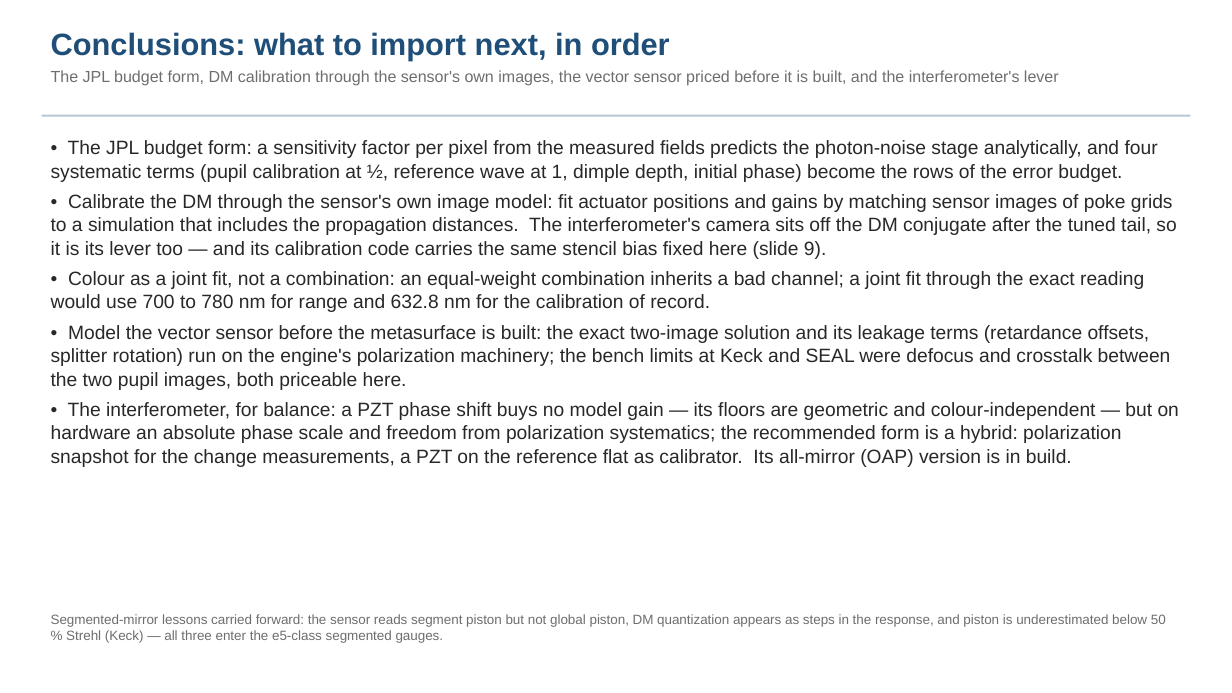
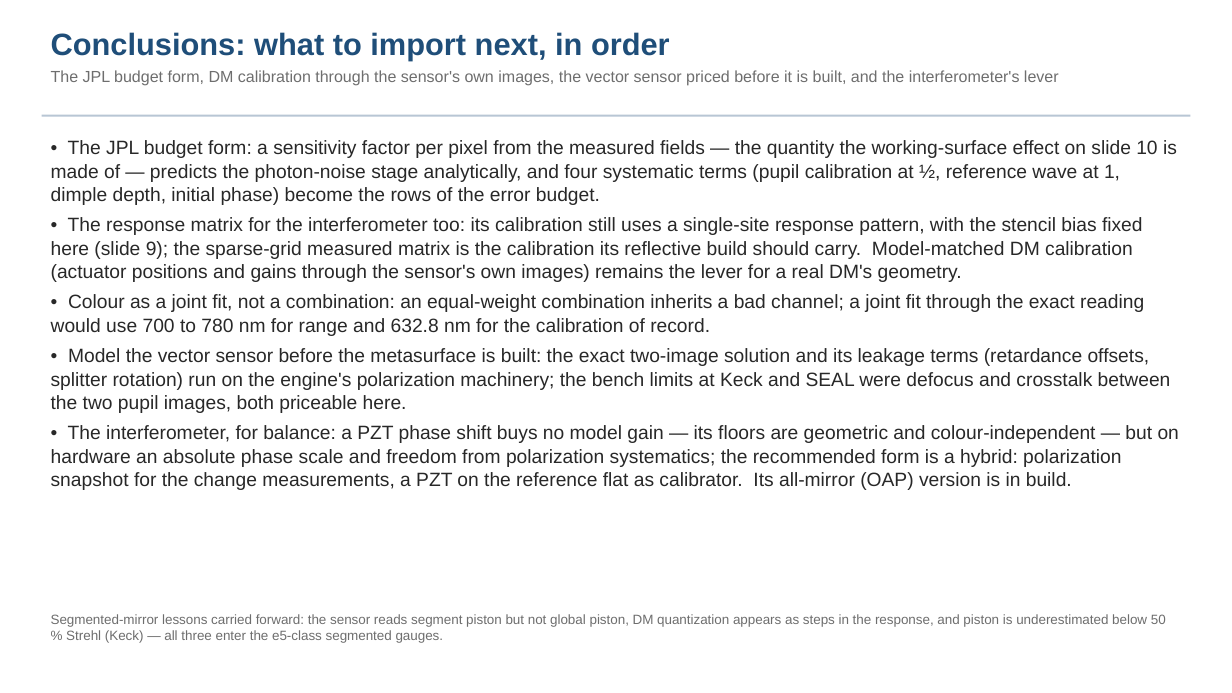
Before and after one commit to nasa-jpl/macos, a slide deck: slide 19 of demo_session/deck_zwfs.pptx (slide 18 before the commit). Drawn at 1232x693 pixels with LibreOffice and Linux fonts; fonts in the diff are those of the drawing. Boxes give left, top, right and bottom in pixels: in the first picture for what was removed or moved away, otherwise in the second. Text is boxed around its words. In the diff, an @@ line names an element or a change of style, - is before the commit and + after.

Commit message:
ZWFS S10 record + deck fold 3d (the measured-response-matrix calibration; matrix on the working surface -> 5 pm); slice (resources 8181893)

```diff
--- a/demo_session/deck_zwfs.pptx
+++ b/demo_session/deck_zwfs.pptx
@@ text at (x1=51, y1=140, x2=1177, y2=282): text changed @@
-• The JPL budget form: a sensitivity factor per pixel from the measured fields predicts the photon-noise stage analytically, and four systematic terms (pupil calibration at ½, reference wave at 1, dimple depth, initial phase) become the rows of the error budget.
-• Calibrate the DM through the sensor's own image model: fit actuator positions and gains by matching sensor images of poke grids to a simulation that includes the propagation distances. The interferometer's camera sits off the DM conjugate after the tuned tail, so it is its lever too — and its calibration code carries the same stencil bias fixed here (slide 9).
+• The JPL budget form: a sensitivity factor per pixel from the measured fields — the quantity the working-surface effect on slide 10 is made of — predicts the photon-noise stage analytically, and four systematic terms (pupil calibration at ½, reference wave at 1, dimple depth, initial phase) become the rows of the error budget.
+• The response matrix for the interferometer too: its calibration still uses a single-site response pattern, with the stencil bias fixed here (slide 9); the sparse-grid measured matrix is the calibration its reflective build should carry. Model-matched DM calibration (actuator positions and gains through the sensor's own images) remains the lever for a real DM's geometry.
```
Also in this commit, not shown: 5 other slides changed, 1 slide added, 5 other files.
